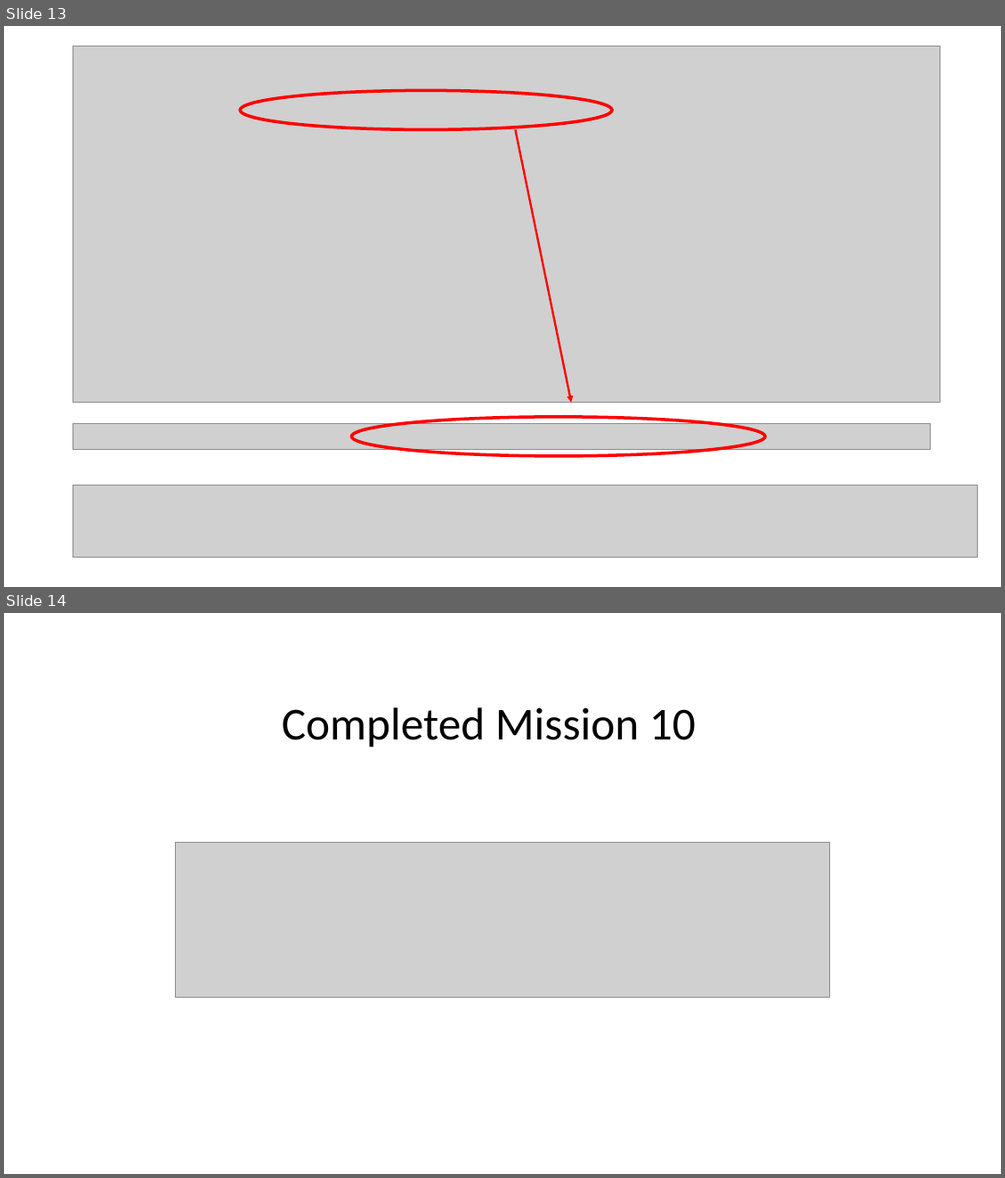
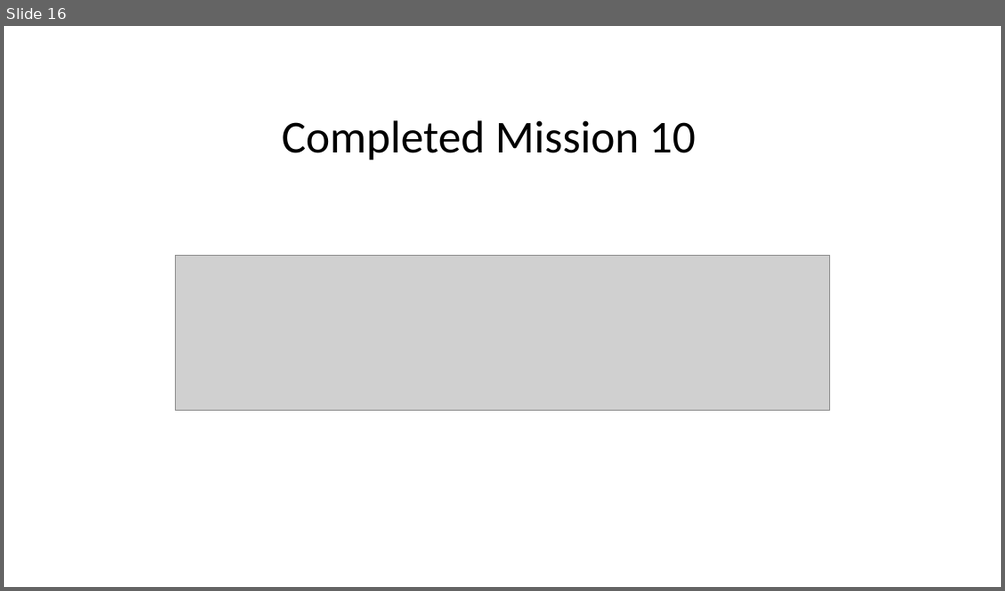
Before and after one commit to cislab-ntut/HackThisSite_Project3_Team4, a slide deck: hackthissite-realistic 10.pptx. Shown one above the other, each under a label of ours: slides 13 and 14 before the commit, slide 16 after it. The pictures are 1005x1178 and 1005x591 pixels, drawn with LibreOffice and Linux fonts; fonts in the diff are those of the drawing; grey boxes stand for pictures. Boxes give left, top, right and bottom in pixels: in the first picture for what was removed or moved away, otherwise in the second. Text is boxed around its words. In the diff, an @@ line names an element or a change of style, - is before the commit and + after.

```diff
--- a/hackthissite-realistic 10.pptx
+++ b/hackthissite-realistic 10.pptx
@@ slide 13 removed at [4,26,1001,587], background #FFFFFF @@
@@ picture removed at [73,46,940,402] @@
@@ ellipse removed at [241,90,612,129] @@
@@ arrow removed from (516, 130) to (572, 402) @@
@@ picture removed at [73,424,930,450] @@
@@ ellipse removed at [352,417,765,455] @@
@@ picture removed at [73,484,978,557] @@
@@ what was slide 14 is now slide 16 @@
```
Also in this commit, not shown: 1 slide changed, 3 slides added.
